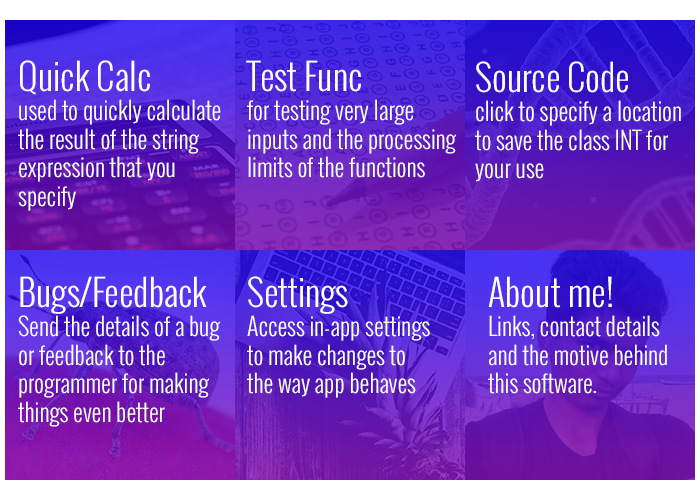
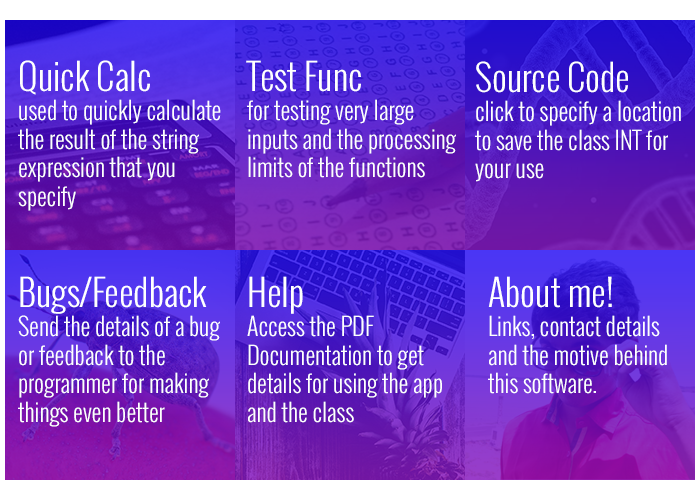
Layer changes from the first 700px x 500px image to the second:
renamed "Settings Access in-app settings to make changes to the way app" to "Help Access the PDF Documentation to get details for using the", painted on it over [247, 276, 442, 423]
renamed "know-me" to "Layer 3", painted on it over [465, 250, 695, 480]
